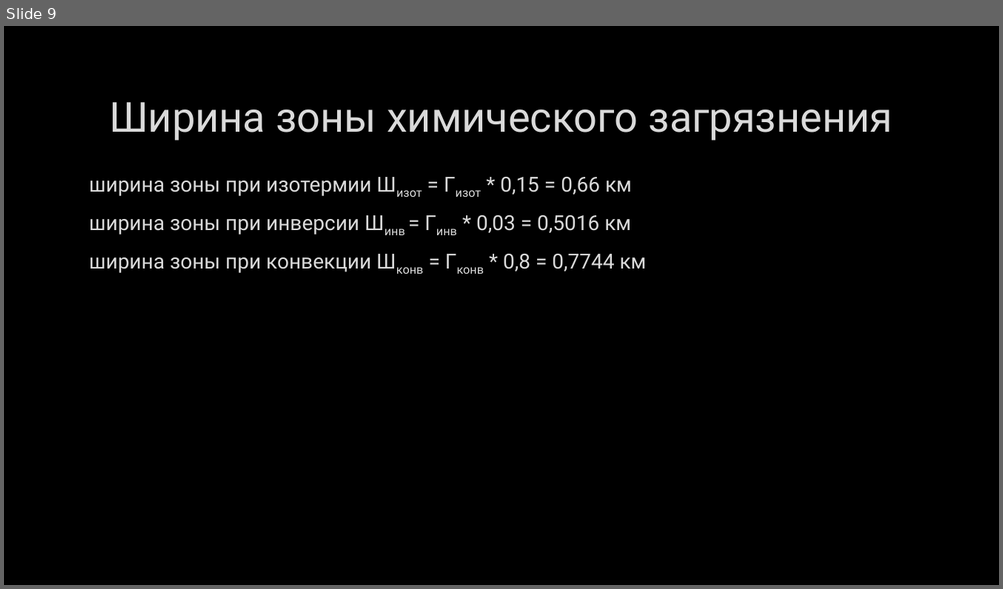
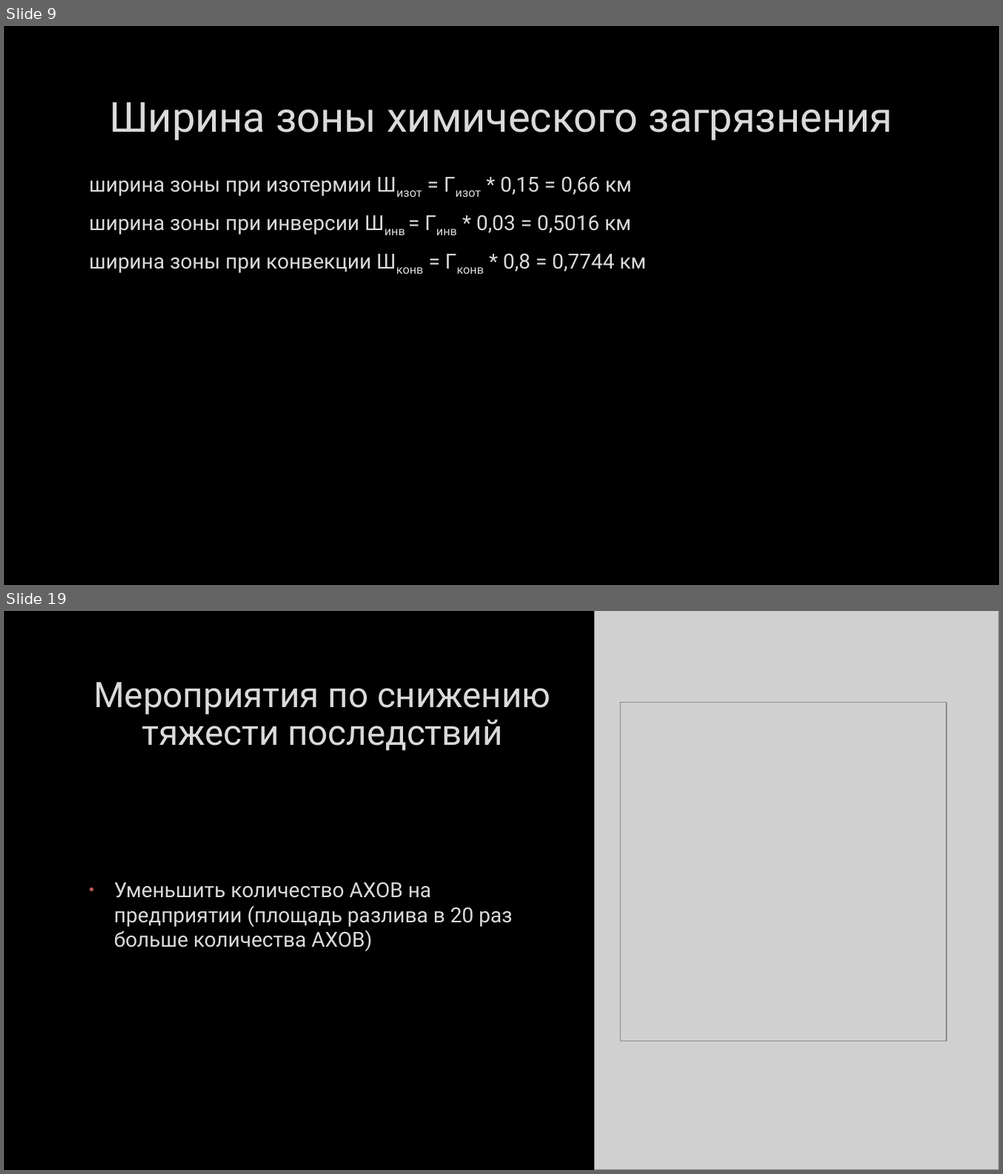
Before and after one commit to wemik2323/LP, a slide deck: BZD/AXOB.pptx. Shown one above the other, each under a label of ours: slide 9 before the commit, slides 9 and 19 after it; the slides between them are not shown. The pictures are 1003x589 and 1003x1174 pixels, drawn with LibreOffice and Linux fonts; fonts in the diff are those of the drawing; grey boxes stand for pictures; background and template pictures are left out. Boxes give left, top, right and bottom in pixels: in the first picture for what was removed or moved away, otherwise in the second. Text is boxed around its words. In the diff, an @@ line names an element or a change of style, - is before the commit and + after.

```diff
--- a/BZD/AXOB.pptx
+++ b/BZD/AXOB.pptx
@@ slide 19 added at (x1=4, y1=611, x2=999, y2=1170), background picture (left out) @@
@@ picture added at (x1=595, y1=611, x2=999, y2=1170) @@
@@ title added at (x1=94, y1=682, x2=550, y2=751), 34 pt, text #DADADA @@
+Мероприятия по снижению тяжести последствий
@@ picture added at (x1=620, y1=702, x2=946, y2=1041) @@
@@ text added at (x1=114, y1=883, x2=512, y2=951), 20 pt, text #DADADA @@
+• Уменьшить количество АХОВ на предприятии (площадь разлива в 20 раз больше количества АХОВ)
```
Also in this commit, not shown: 1 slide changed, 11 other slides added, 3 other files.
